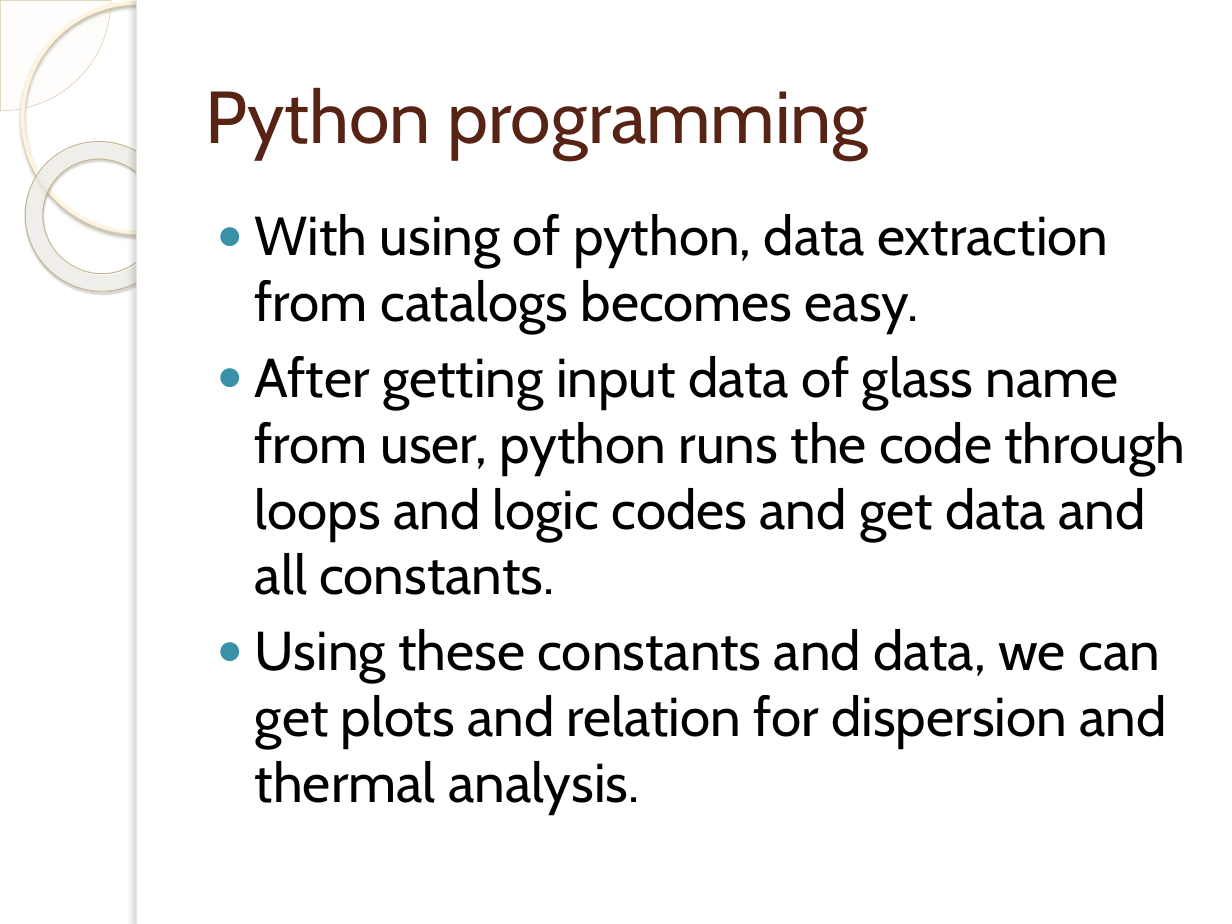
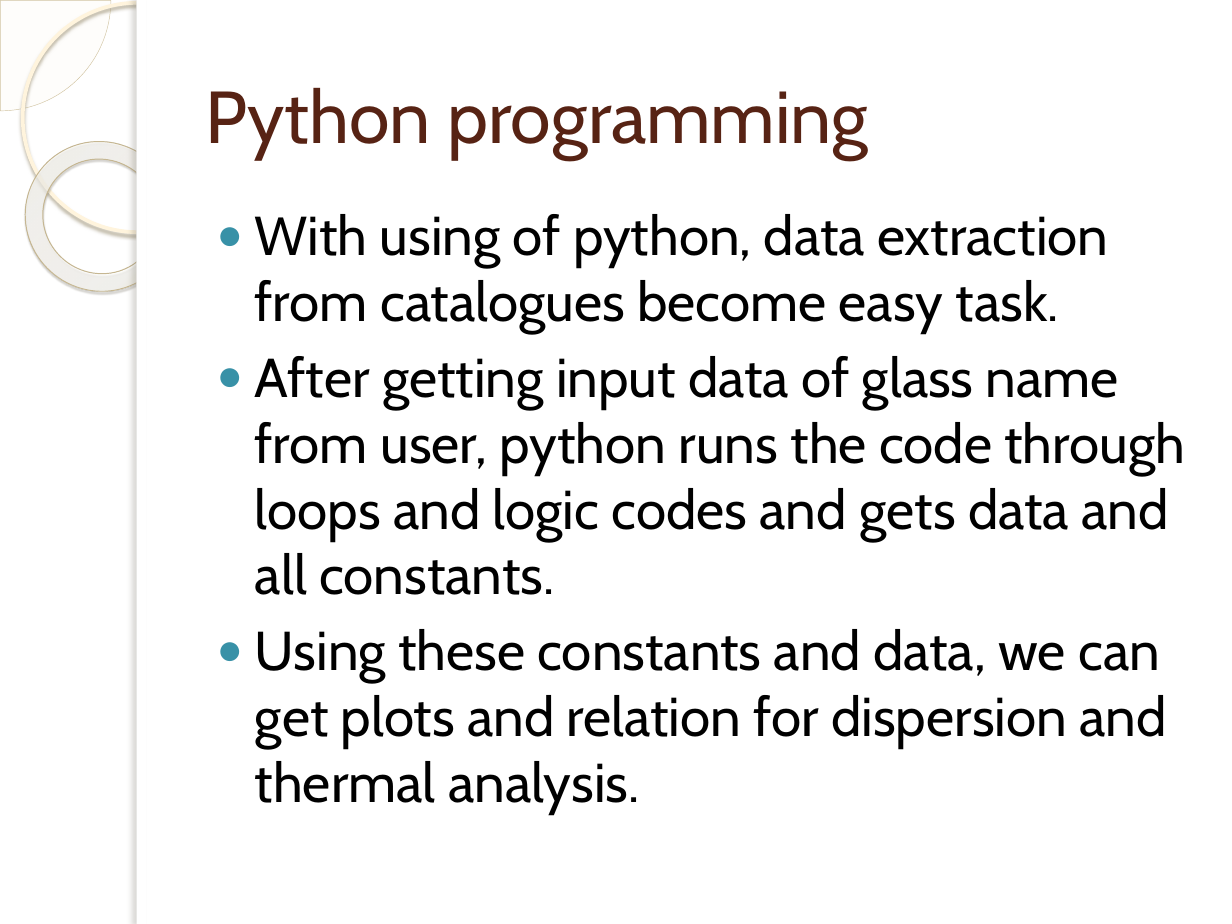
Before and after one commit to rid181198/optical-properties, a slide deck: slide 8 of Optical analysis of different glass types.pptx. Drawn at 1232x924 pixels with LibreOffice and Linux fonts; fonts in the diff are those of the drawing; background and template pictures are left out. Boxes give left, top, right and bottom in pixels: in the first picture for what was removed or moved away, otherwise in the second. Text is boxed around its words. In the diff, an @@ line names an element or a change of style, - is before the commit and + after.

```diff
--- a/Optical analysis of different glass types.pptx
+++ b/Optical analysis of different glass types.pptx
@@ text at <box>255,214,1185,595</box>: text changed @@
-● With using of python, data extraction from catalogs becomes easy.
-● After getting input data of glass name from user, python runs the code through loops and logic codes and get data and all constants.
+● With using of python, data extraction from catalogues become easy task.
+● After getting input data of glass name from user, python runs the code through loops and logic codes and gets data and all constants.
```
Also in this commit, not shown: 10 other slides changed, 6 slides added, 1 slide removed, 6 other files.
